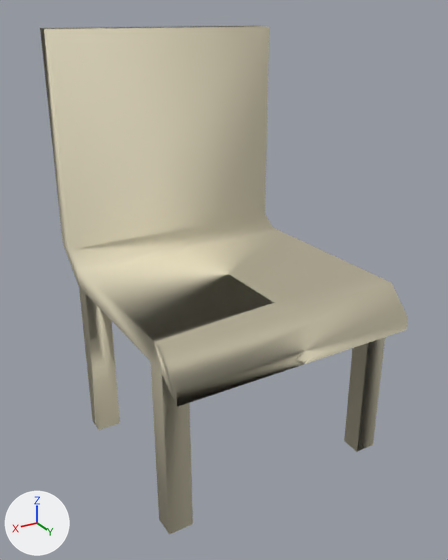
The OBJ model data/models/objetos/icex/cadeira.obj as it was, and as the next commit left it.
Rendered twice from a 50 mm camera at (10.1, 15.2, 14.27) aimed at (0.53, -0.75, 6.3). The axes (+X, +Y, +Z) are drawn at lower left. The lights are the same throughout. Where no turn or scale is listed for an object, it has been applied to the vertices.

In view in the first picture: 'Cube_Cube'.
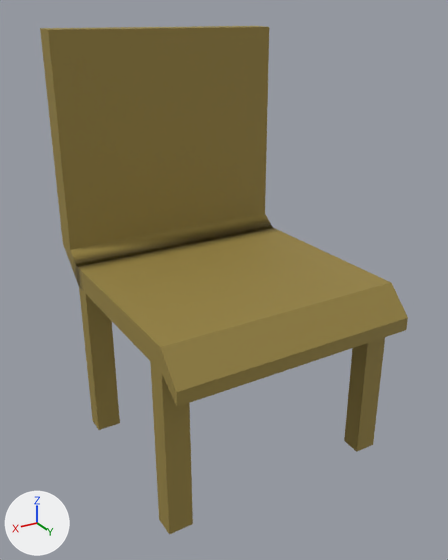
Edits to the bpy script that builds the scene:
```text
Change mat_material:
    mat_material.base_color: (0.759, 0.694, 0.507) -> (0.312, 0.23, 0.0529)  # beige #e2d9bd -> yellow #988441
Change me_cube_cube:
    where me_cube_cube.from_pydata(...)  # 52 vertices, 49 faces; spans x -3.65..4.37, y -5.36..3.35, z 0.22..13.85
    used by ob_cube_cube; location = (0.0, 0.0, 0.0)
    me_cube_cube part 1: edges marked sharp go from 0 to 74
```

Where the change shows, as pixel boxes [x1, y1, x2, y2] in the pictures (448 x 560 px):
'Cube_Cube', recoloured, shading changed: [40, 26, 408, 534] in both
